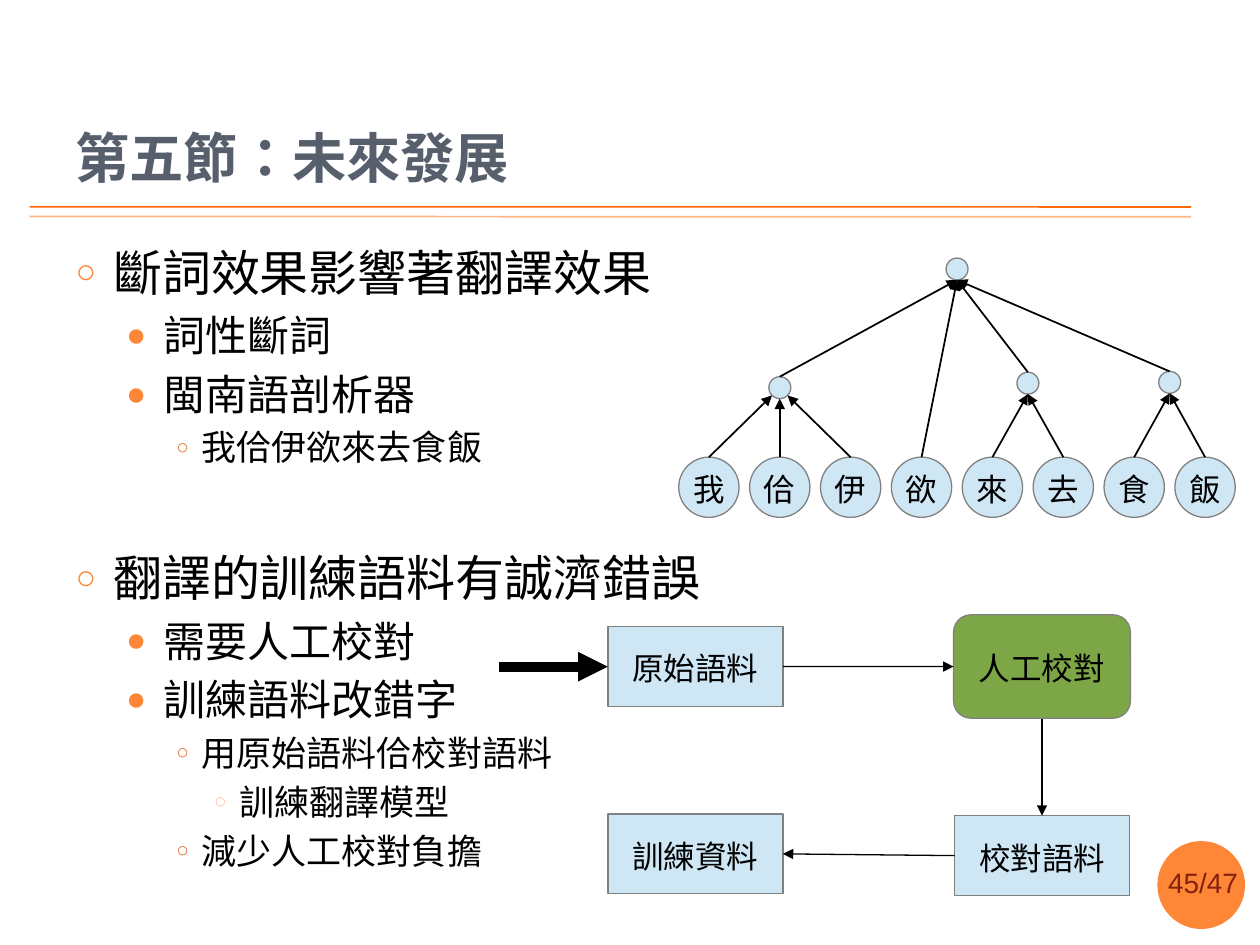
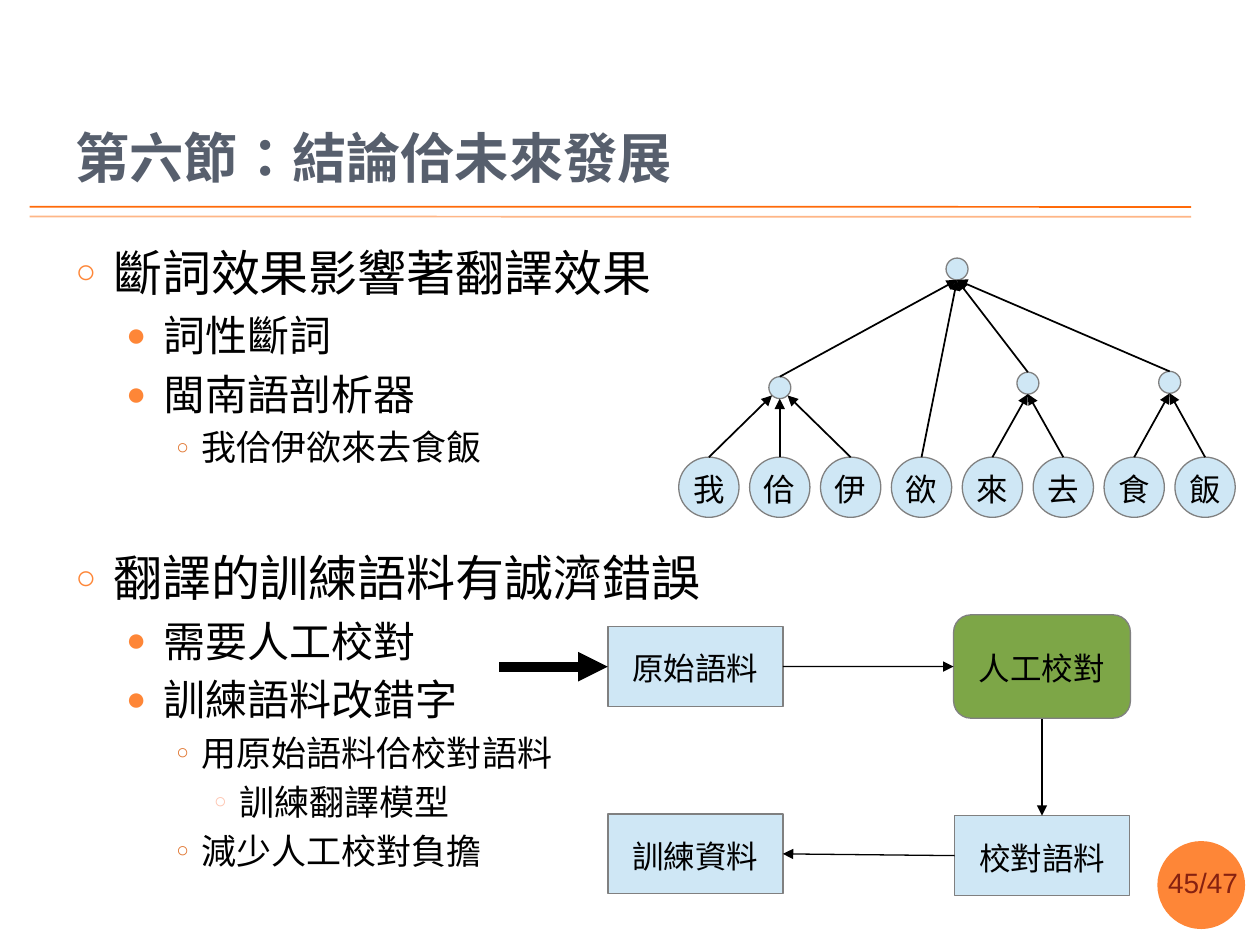
Before and after one commit to sih4sing5hong5/po3-ko3_tau5-iann2-phinn3, a slide deck: slide 45 of 翻譯報告.pptx. Drawn at 1260x945 pixels with LibreOffice and Linux fonts; fonts in the diff are those of the drawing; background and template pictures are left out. Boxes give left, top, right and bottom in pixels: in the first picture for what was removed or moved away, otherwise in the second. Text is boxed around its words. In the diff, an @@ line names an element or a change of style, - is before the commit and + after.

```diff
--- a/翻譯報告.pptx
+++ b/翻譯報告.pptx
@@ title at (75,131,671,183): text changed @@
-第五節：未來發展
+第六節：結論佮未來發展
```
Also in this commit, not shown: 6 other slides changed.
